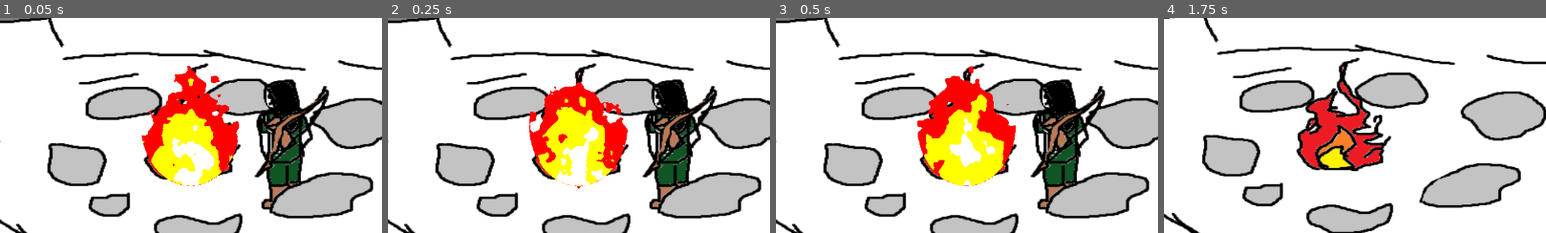
Above: before the commit, frames 1-4 (left to right).
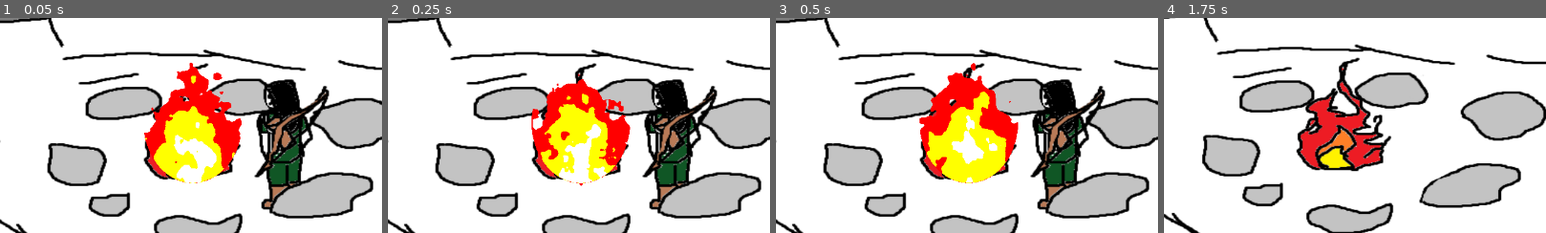
Above: after the commit, the same moments.

Repository: rwyndrum4/MENDAX
Game: Godot game, scene res://Scenes/mainMenu/mainMenu.tscn
The game is run twice, just before and just after one commit, with the same random seed, the same clock (stepped at 60 frames per second) and the same inputs.
Inputs:
- Up to frame 1 (0.05 s): no input
- Up to frame 2 (0.25 s): no input
- Up to frame 3 (0.5 s): no input
- Up to frame 4 (1.75 s): click "Start" at 0.5 s
The pictures show only the part of the screen within x 39-89%, y 42-92%; the shares and areas given below are measured in that part.

The runs differ from the first frame. In frame 1, 2.9% of the frame differs, in the area x 37-64%, y 20-79%; in frame 2, 3.2%, in the area x 37-64%, y 28-80%; in frame 3, 2.9%; in frame 4, nothing differs.

Commit message:
Removed anchor node just adding comments for now

Diff:
--- a/game/Scenes/mainMenu/mainMenu.tscn
+++ b/game/Scenes/mainMenu/mainMenu.tscn
@@ -151,20 +151,9 @@
 
 [node name="SettingsMenu" parent="." instance=ExtResource( 5 )]
 
-[node name="HBoxContainer" type="HBoxContainer" parent="."]
-anchor_left = 0.608
-anchor_top = 0.553
-anchor_right = 0.623
-anchor_bottom = 0.553
-margin_left = -107.64
-margin_top = -80.81
-margin_right = 67.41
-margin_bottom = 156.19
-alignment = 1
-
-[node name="Fire5" type="Sprite" parent="HBoxContainer"]
+[node name="Fire5" type="Sprite" parent="."]
 material = SubResource( 6 )
-position = Vector2( 112, 135.84 )
+position = Vector2( 817, 476 )
 scale = Vector2( 0.40332, 0.425781 )
 texture = ExtResource( 6 )
 
--- a/game/project.godot
+++ b/game/project.godot
@@ -31,7 +31,6 @@
 
 window/size/width=1280
 window/size/height=720
-window/stretch/aspect="keep"
 
 [global]
 
Not shown, added: game/Scenes/.DS_Store
